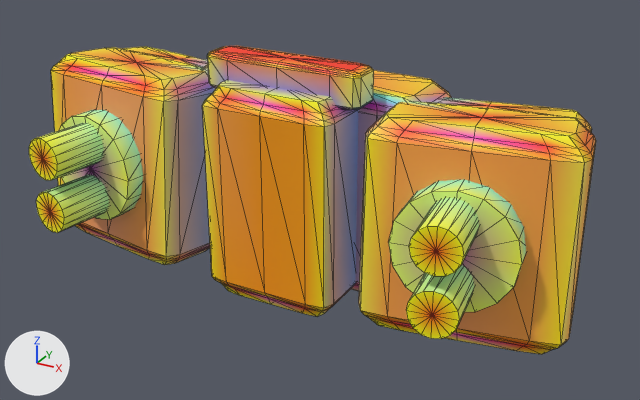
A saved change to the glTF model models/parts/llm_gen_chest_armor_031_e292c7.glb.
The view is the same before and after, from a camera (50 mm lens) standing at (26.3, -50.4, 23.9) and looking at (2.2, -6.6, 2.0). The lights are fixed; the arrows at lower left show +X, +Y and +Z. The first picture is the older version. Mesh edges are drawn as thin lines. Vertices at exactly the same position are counted once.

Objects in the first picture: 'adapter_pectoral_frame_r', 'adapter_sternum_collar_dark', 'center_cockpit_hatch_3_amber_optic', 'chest_barrel_lower_2_barrel_metal_l', 'chest_barrel_lower_2_barrel_metal_r', 'chest_barrel_upper_1_barrel_metal_l', 'chest_barrel_upper_1_barrel_metal_r', 'gun_bay_housing_0_barrel_metal_l', 'gun_bay_housing_0_barrel_metal_r', 'muzzle_gold_ring_4_amber_optic_l', 'muzzle_gold_ring_4_amber_optic_r', 'upper_sensor_slit_5_optic_cyan' and 1 more.
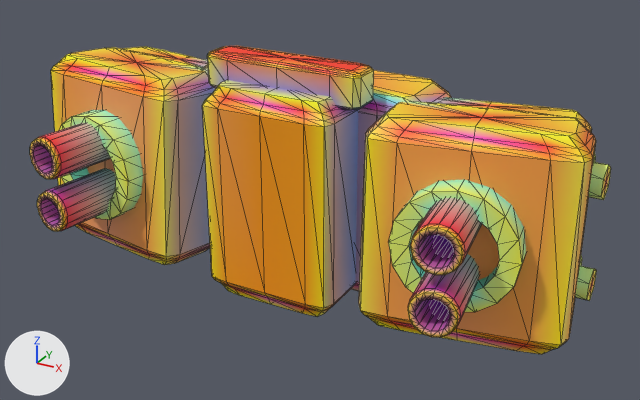
Diff of the bpy script that builds the scene:
```diff
--- a/models/parts/llm_gen_chest_armor_031_e292c7.glb.py
+++ b/models/parts/llm_gen_chest_armor_031_e292c7.glb.py
@@ me_chest_barrel_upper_1_barrel_metal_r @@
-me_chest_barrel_upper_1_barrel_metal_r.from_pydata(...)  # 34 vertices, 64 faces; spans x 10.43..14.12, y -14.54..-6.96, z 3.14..5.84
-me_chest_barrel_upper_1_barrel_metal_r.materials.append(mat_defaultmaterial_005)
+me_chest_barrel_upper_1_barrel_metal_r.from_pydata(...)  # 97 vertices, 176 faces; spans x 10.43..14.08, y -14.53..-6.96, z 3.14..5.84
+# me_chest_barrel_upper_1_barrel_metal_r part 1: 17 vertices removed from x 11.44..14.12, y -14.54..-14.17, z 3.14..5.84; 80 vertices added at x 11.27..14.08, y -14.53..-9.76, z 3.14..5.84
+me_chest_barrel_upper_1_barrel_metal_r.materials.append(mat_defaultmaterial_007)
@@ me_chest_barrel_upper_1_barrel_metal_l @@
-me_chest_barrel_upper_1_barrel_metal_l.from_pydata(...)  # 34 vertices, 64 faces; spans x -14.12..-10.43, y -14.54..-6.96, z 3.14..5.84
-me_chest_barrel_upper_1_barrel_metal_l.materials.append(mat_defaultmaterial_006)
+me_chest_barrel_upper_1_barrel_metal_l.from_pydata(...)  # 97 vertices, 176 faces; spans x -14.08..-10.43, y -14.53..-6.96, z 3.14..5.84
+# me_chest_barrel_upper_1_barrel_metal_l part 2: 17 vertices removed from x -14.12..-11.44, y -14.54..-14.17, z 3.14..5.84; 80 vertices added at x -14.08..-11.27, y -14.53..-9.76, z 3.14..5.84
+me_chest_barrel_upper_1_barrel_metal_l.materials.append(mat_defaultmaterial_008)
@@ me_chest_barrel_lower_2_barrel_metal_r @@
-me_chest_barrel_lower_2_barrel_metal_r.from_pydata(...)  # 34 vertices, 64 faces; spans x 10.43..14.12, y -14.54..-6.96, z -0.4..2.3
-me_chest_barrel_lower_2_barrel_metal_r.materials.append(mat_defaultmaterial_007)
+me_chest_barrel_lower_2_barrel_metal_r.from_pydata(...)  # 97 vertices, 176 faces; spans x 10.43..14.08, y -14.53..-6.96, z -0.4..2.3
+# me_chest_barrel_lower_2_barrel_metal_r part 3: 17 vertices removed from x 11.44..14.12, y -14.54..-14.17, z -0.4..2.3; 80 vertices added at x 11.27..14.08, y -14.53..-9.76, z -0.4..2.3
+me_chest_barrel_lower_2_barrel_metal_r.materials.append(mat_defaultmaterial_009)
@@ me_chest_barrel_lower_2_barrel_metal_l @@
-me_chest_barrel_lower_2_barrel_metal_l.from_pydata(...)  # 34 vertices, 64 faces; spans x -14.12..-10.43, y -14.54..-6.96, z -0.4..2.3
-me_chest_barrel_lower_2_barrel_metal_l.materials.append(mat_defaultmaterial_008)
+me_chest_barrel_lower_2_barrel_metal_l.from_pydata(...)  # 97 vertices, 176 faces; spans x -14.08..-10.43, y -14.53..-6.96, z -0.4..2.3
+# me_chest_barrel_lower_2_barrel_metal_l part 4: 17 vertices removed from x -14.12..-11.44, y -14.54..-14.17, z -0.4..2.3; 80 vertices added at x -14.08..-11.27, y -14.53..-9.76, z -0.4..2.3
+me_chest_barrel_lower_2_barrel_metal_l.materials.append(mat_defaultmaterial_010)
@@ me_muzzle_gold_ring_4_amber_optic_r @@
-me_muzzle_gold_ring_4_amber_optic_r.from_pydata(...)  # 34 vertices, 64 faces; spans x 8.63..15.91, y -11.3..-8.33, z -0.82..6.26
-me_muzzle_gold_ring_4_amber_optic_r.materials.append(mat_defaultmaterial_010)
+me_muzzle_gold_ring_4_amber_optic_r.from_pydata(...)  # 64 vertices, 128 faces; spans x 8.63..15.91, y -11.3..-8.33, z -0.82..6.26
+# me_muzzle_gold_ring_4_amber_optic_r part 5
+# 2 vertices are removed from x 12.13..12.41, y -10.81..-8.83, z 2.72
+# 64 faces are deleted
+# 20 vertices are added at x 9.75..14.51, y -11.12..-8.49, z 0.32..5.12
+# 12 new vertices lie (0.28, -1.98, 0.0) away from vertices in x 9.75..14.51, y -9.16..-8.49, z 0.32..5.12
+# 128 new faces join them
+me_muzzle_gold_ring_4_amber_optic_r.materials.append(mat_defaultmaterial_012)
@@ me_muzzle_gold_ring_4_amber_optic_l @@
-me_muzzle_gold_ring_4_amber_optic_l.from_pydata(...)  # 34 vertices, 64 faces; spans x -15.91..-8.63, y -11.3..-8.33, z -0.82..6.26
-me_muzzle_gold_ring_4_amber_optic_l.materials.append(mat_defaultmaterial_011)
+me_muzzle_gold_ring_4_amber_optic_l.from_pydata(...)  # 64 vertices, 128 faces; spans x -15.91..-8.63, y -11.3..-8.33, z -0.82..6.26
+# me_muzzle_gold_ring_4_amber_optic_l part 6
+# 2 vertices are removed from x -12.41..-12.13, y -10.81..-8.83, z 2.72
+# 64 faces are deleted
+# 20 vertices are added at x -14.79..-9.93, y -11.14..-8.59, z 0.32..5.12
+# 12 new vertices lie (0.28, 1.98, 0.0) away from vertices in x -14.79..-10.03, y -11.14..-10.47, z 0.32..5.12
+# 128 new faces join them
+me_muzzle_gold_ring_4_amber_optic_l.materials.append(mat_defaultmaterial_013)
@@ ob_adapter_chest_lock_bolts_gold_r @@
+ob_adapter_chest_lock_bolts_gold_r = bpy.data.objects.new('adapter_chest_lock_bolts_gold_r', me_adapter_chest_lock_bolts_gold_r)  # a 6-sided cylinder along x spanning x 14.7..18.3, y -4.31..-2.49, z -2.25..-0.15; a 6-sided cylinder along x spanning x 14.7..18.3, y -4.31..-2.49, z 4.15..6.25
+ob_adapter_chest_lock_bolts_gold_r.location = (0.0, 0.0, 0.0)
```

What differs and where, as boxes [x1, y1, x2, y2] in the pictures (640 x 400 px):
'chest_barrel_upper_1_barrel_metal_r', reshaped, recoloured (darker): before [409, 198, 479, 276]; after [411, 198, 482, 275]
'chest_barrel_lower_2_barrel_metal_r', reshaped, recoloured (darker): before [406, 265, 474, 339]; after [408, 254, 479, 337]
'chest_barrel_lower_2_barrel_metal_l', reshaped, recoloured (darker): before [36, 175, 109, 233]; after [37, 169, 116, 231]
'chest_barrel_upper_1_barrel_metal_l', reshaped, recoloured (darker, 7% wider): before [29, 123, 104, 180]; after [30, 123, 110, 179]
'adapter_chest_lock_bolts_gold_r', added (green): after [575, 162, 611, 301]
part 5 of me_muzzle_gold_ring_4_amber_optic_r, cut back: [388, 180, 526, 312] in both
part 6 of me_muzzle_gold_ring_4_amber_optic_l, cut back: [60, 110, 143, 220] in both
